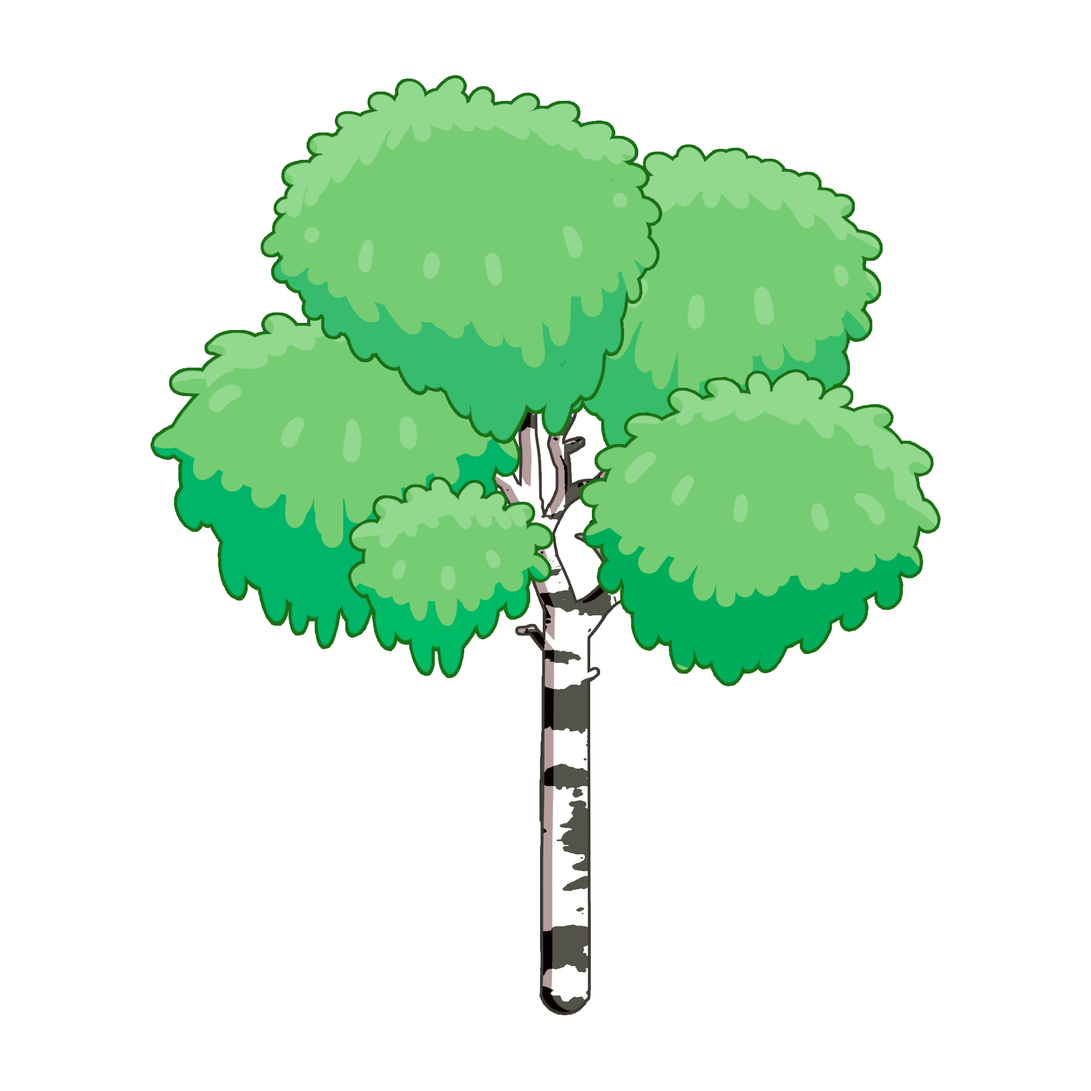
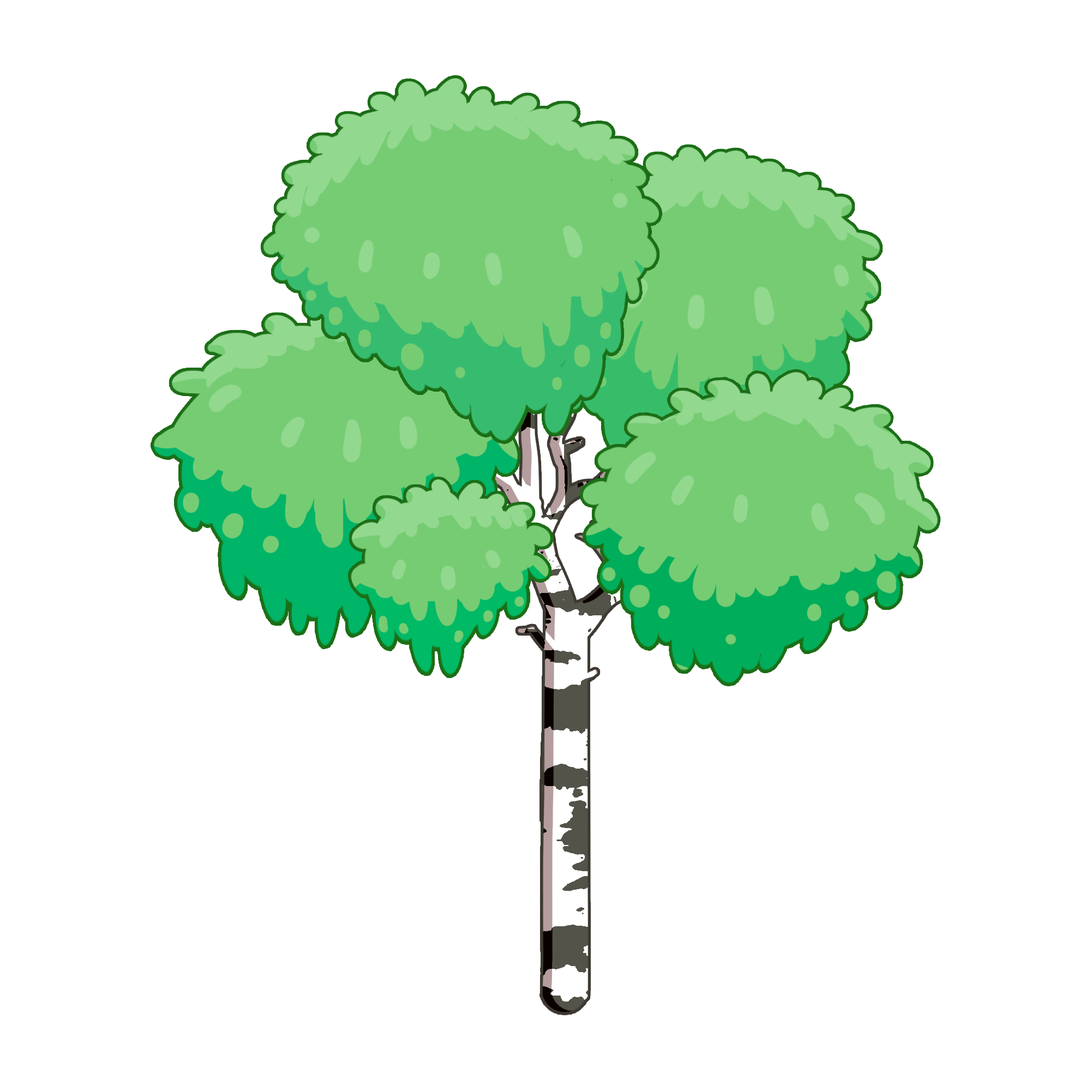
Before/after of a 1091×1091 layered artwork. What changed in the layer stack:
painted on "Crown05" over [305, 289, 612, 391]
painted on "Crown04" over [378, 596, 525, 643]
painted on "Crown03" over [602, 567, 898, 646]
painted on "Crown02" over [551, 322, 813, 391]
painted on "Crown01" over [182, 492, 280, 554]
